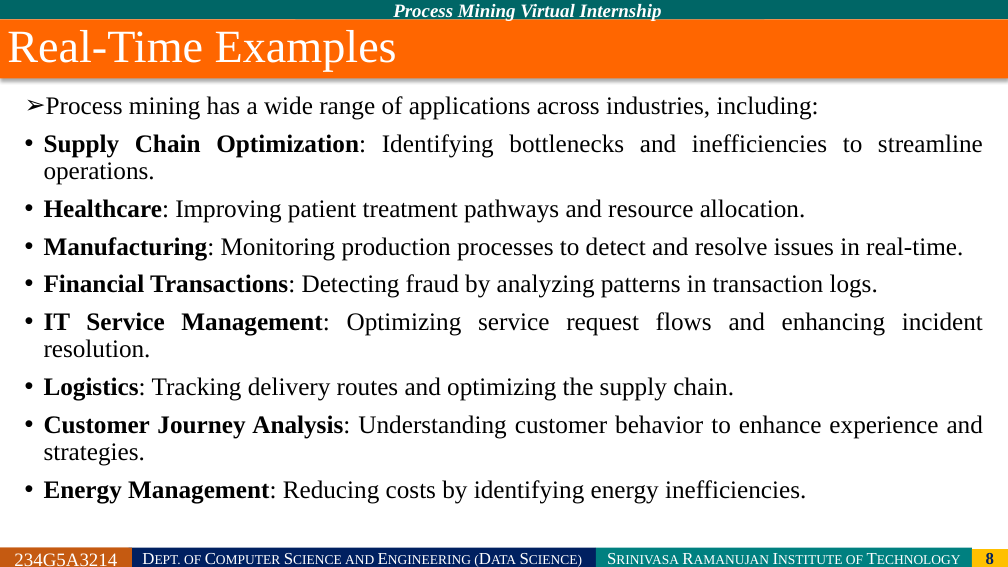
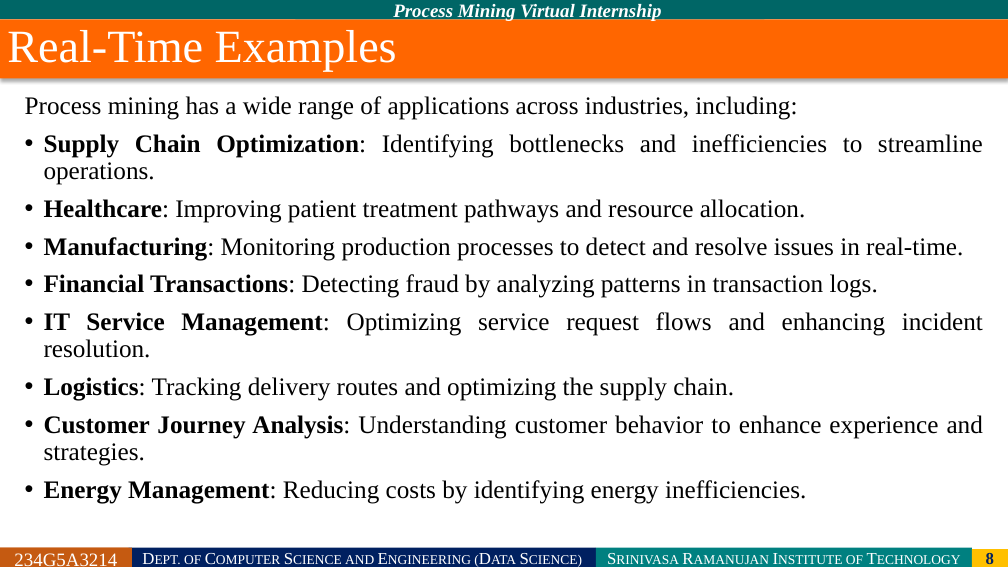
Before and after one commit to srivaishnavi26/Summer-Internship---I, a slide deck: slide 8 of PRESENTATION.pptx. Drawn at 1008x567 pixels with LibreOffice and Linux fonts; fonts in the diff are those of the drawing; background and template pictures are left out. Boxes give left, top, right and bottom in pixels: in the first picture for what was removed or moved away, otherwise in the second. Text is boxed around its words. In the diff, an @@ line names an element or a change of style, - is before the commit and + after.

```diff
--- a/PRESENTATION.pptx
+++ b/PRESENTATION.pptx
@@ text at (25, 96, 797, 120): bullet ➢ to none @@
```
Also in this commit, not shown: 5 other slides changed.
